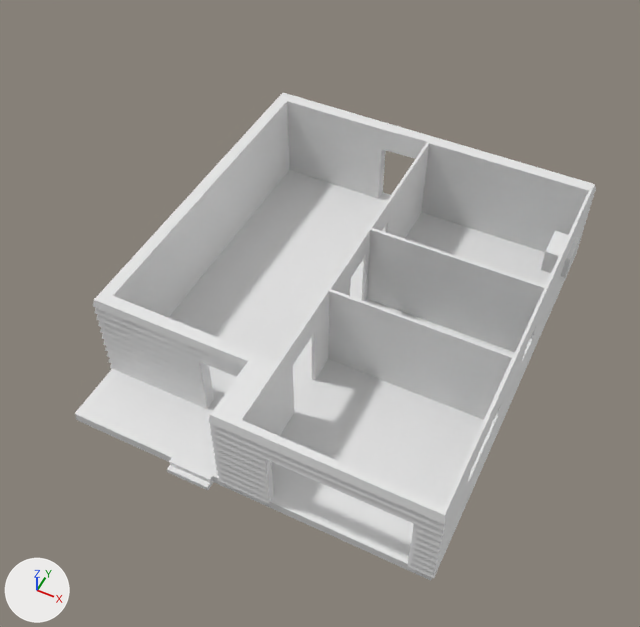
Renders of the Blender file NCEA Game 2024/Blender/betterhouse.blend from each side of a commit.
Before and after are seen from a 50 mm camera at (8.7, -19.3, 24.4) aimed at (-0.3, -1.4, 2.0). The axes (+X, +Y, +Z) are drawn at lower left. The lights are the same throughout.

Names of what the first picture shows: 'Cube', 'House.col'.
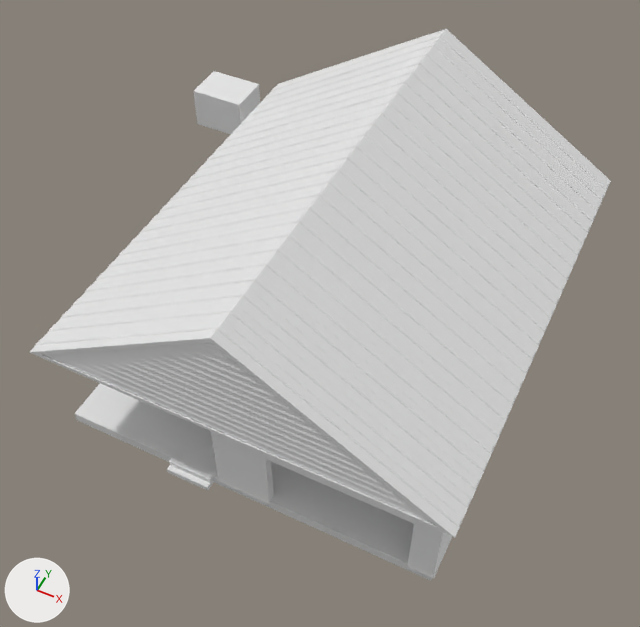
Where the change shows, as pixel boxes [x1, y1, x2, y2] in the pictures (640 x 627 px):
'Roof.col', shown
    after: [29, 29, 611, 537]
'Cube', moved, turned, rescaled
    before: [541, 231, 580, 278]
    after: [193, 71, 260, 134]
part 1 of me_plane, built on
    before: [94, 93, 595, 563]
    after: [437, 534, 450, 563]

Edits to the bpy script that builds the scene:
```text
Change me_plane:
    used by ob_house_col; location = (0.0, 0.0, 0.0)
    remove me_plane.from_pydata(...)  # 834 vertices, 906 faces; spans x -6.5..6.5, y -8.5..8.4, z -0.5..3.5
    add me_plane.from_pydata(...)  # 920 vertices, 976 faces; spans x -6.5..6.5, y -8.5..8.4, z -0.5..3.5
    me_plane part 1
    46 faces are deleted
    42 vertices in x -2.6..0.0, y -4.9, z 0.0..3.5 move by (0.0, -0.3, 0.0)
    36 vertices in x -1.8..6.3, y 7.0, z 0.0..3.5 move by (0.0, 0.4, 0.0)
    24 vertices in x -0.3..0.0, y 7.1, z 0.0..3.5 move by (0.0, 0.3, 0.0)
    12 vertices in x -6.0, y -4.9, z 0.0..3.5 move by (-0.3, -0.3, 0.0)
    12 vertices in x -6.0, y 7.0, z 0.0..3.5 move by (-0.3, 0.4, 0.0)
    36 vertices are added at x -5.1..6.5, y 3.4..7.6, z 1.2..2.8
    15 new vertices lie (-1.1, 0.0, 0.0) away from vertices in x -1.8, y 7.0..7.6, z 1.3..2.5
    5 new vertices lie (0.0, -1.8, 0.0) away from vertices in x 6.4, y 7.5, z 1.3..2.5
    5 new vertices lie (0.0, 1.7, 0.0) away from vertices in x 6.3, y 1.7, z 1.3..2.5
    5 new vertices lie (0.0, -1.7, 0.0) away from vertices in x 6.3, y 7.0, z 1.3..2.5
    5 new vertices lie (-2.2, 0.0, 0.0) away from vertices in x -2.9, y 7.4..7.5, z 1.2..2.8
    5 new vertices lie (1.3, 0.0, 0.0) away from vertices in x -6.4, y 7.5, z 1.3..2.5
    5 new vertices lie (1.2, 0.0, 0.0) away from vertices in x -6.0, y 7.0, z 1.3..2.5
    5 new vertices lie (1.4, 0.0, 0.0) away from vertices in x -6.5, y 7.6, z 1.3..2.5
    116 new faces join them, mat_material_001 (white #e7e7e7)
Change ob_roof_col:
    remove ob_roof_col.hide_set(True)
Change ob_cube:
    ob_cube.location: (6.21, 4.55, 2.43) -> (-9.18, 7.58, 2.0)
    ob_cube.rotation_euler: (0.0, 0.0, 0.0) -> (0.0, 0.0, 1.571)  # degrees (0, 0, 0) -> degrees (0, 0, 90)
    ob_cube.scale: (0.446, 0.593, 0.446) -> (0.835, 1.11, 0.835)
```
